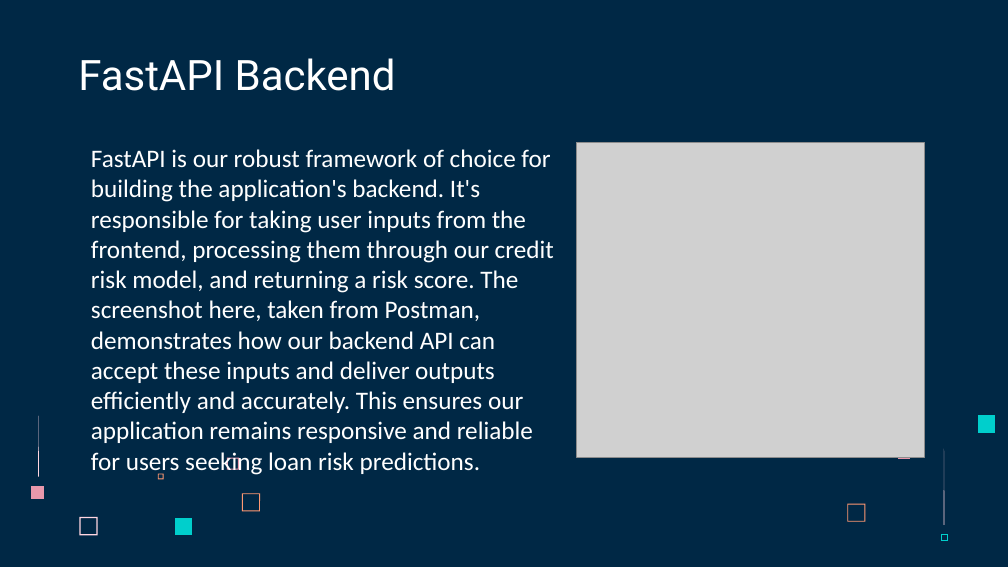
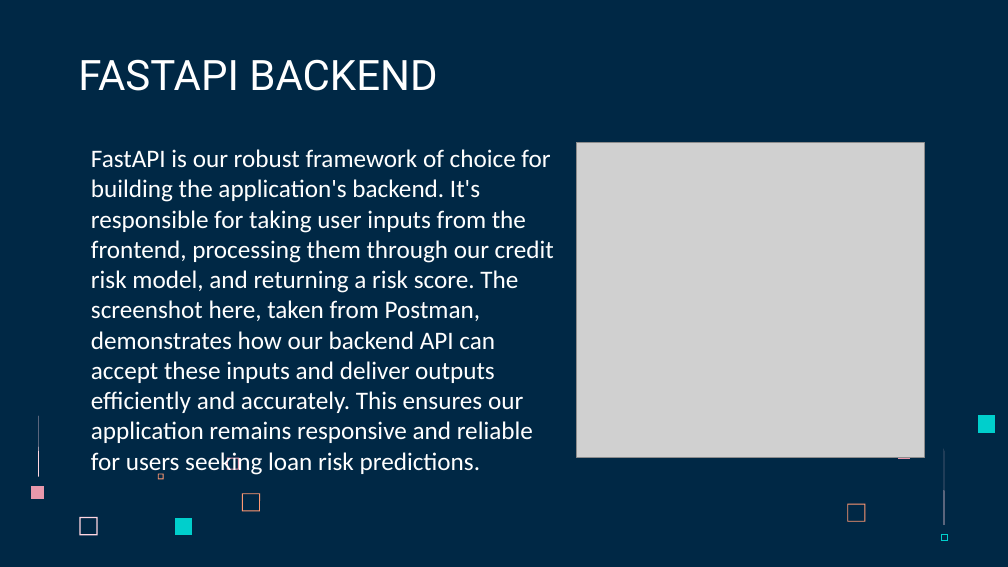
Before and after one commit to hardefarogonondo/IBRD-credit-scorecard-predictive-engine, a slide deck: slide 19 of reports/Machine Learning Process Project - Hardefa Rogonondo.pptx. Drawn at 1008x567 pixels with LibreOffice and Linux fonts; fonts in the diff are those of the drawing; grey boxes stand for pictures. Boxes give left, top, right and bottom in pixels: in the first picture for what was removed or moved away, otherwise in the second. Text is boxed around its words. In the diff, an @@ line names an element or a change of style, - is before the commit and + after.

Commit message:
Minor slide deck revision

```diff
--- a/reports/Machine Learning Process Project - Hardefa Rogonondo.pptx
+++ b/reports/Machine Learning Process Project - Hardefa Rogonondo.pptx
@@ title at (78,59,437,91): text changed @@
-FastAPI Backend
+FASTAPI BACKEND
```
Also in this commit, not shown: 1 other slide changed.
